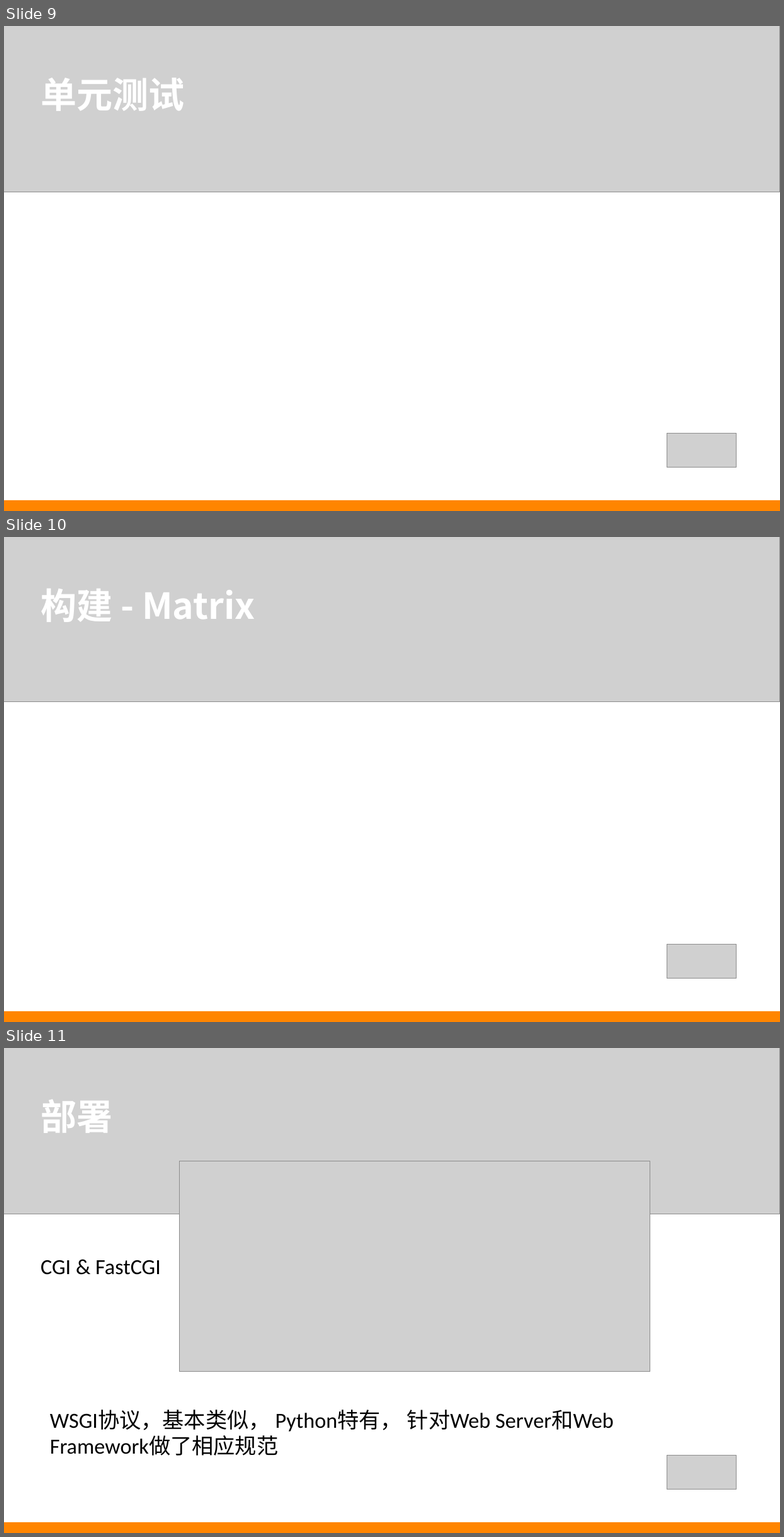
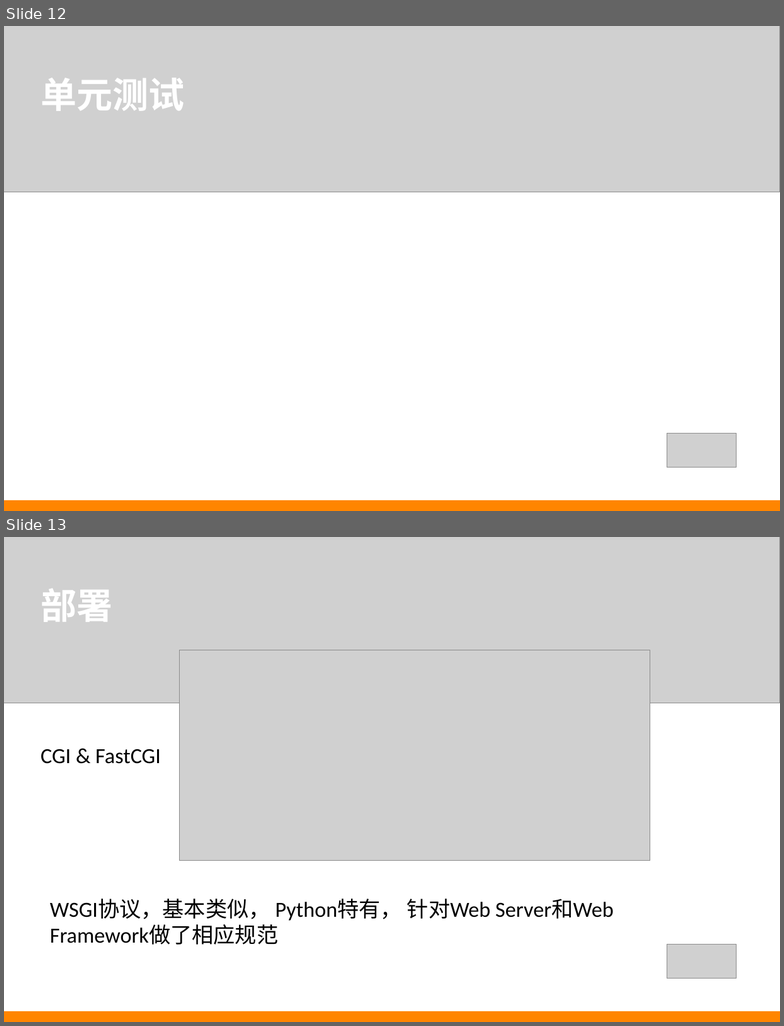
Before and after one commit to by46/mnemosyne, a slide deck: ppt/restful.ppt. Shown one above the other, each under a label of ours: slides 9, 10 and 11 before the commit, slides 12 and 13 after it. The pictures are 784x1537 and 784x1026 pixels, drawn with LibreOffice and Linux fonts; fonts in the diff are those of the drawing; grey boxes stand for pictures. Boxes give left, top, right and bottom in pixels: in the first picture for what was removed or moved away, otherwise in the second. Text is boxed around its words. In the diff, an @@ line names an element or a change of style, - is before the commit and + after.

```diff
--- a/ppt/restful.ppt
+++ b/ppt/restful.ppt
@@ slide 10 removed at (4,537,780,1022), background #FFFFFF @@
@@ picture removed at (4,537,780,702) @@
@@ text removed at (41,589,255,622) @@
-构建 - Matrix
@@ picture removed at (667,945,736,979) @@
@@ rectangle removed at (4,1011,780,1022) @@
@@ what was slide 9 is now slide 12 @@
@@ what was slide 11 is now slide 13 @@
```
Also in this commit, not shown: 1 slide changed, 5 slides added, 2 other slides removed.
